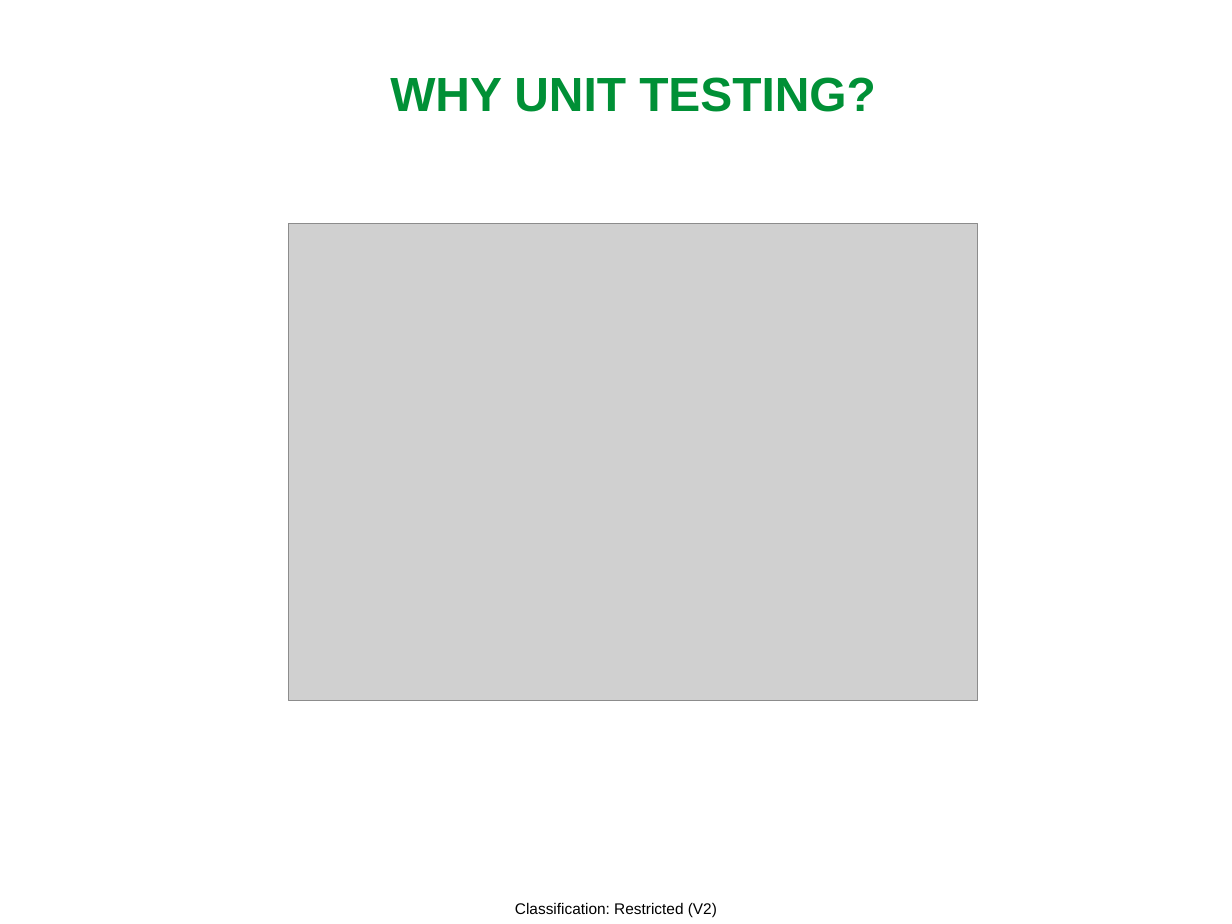
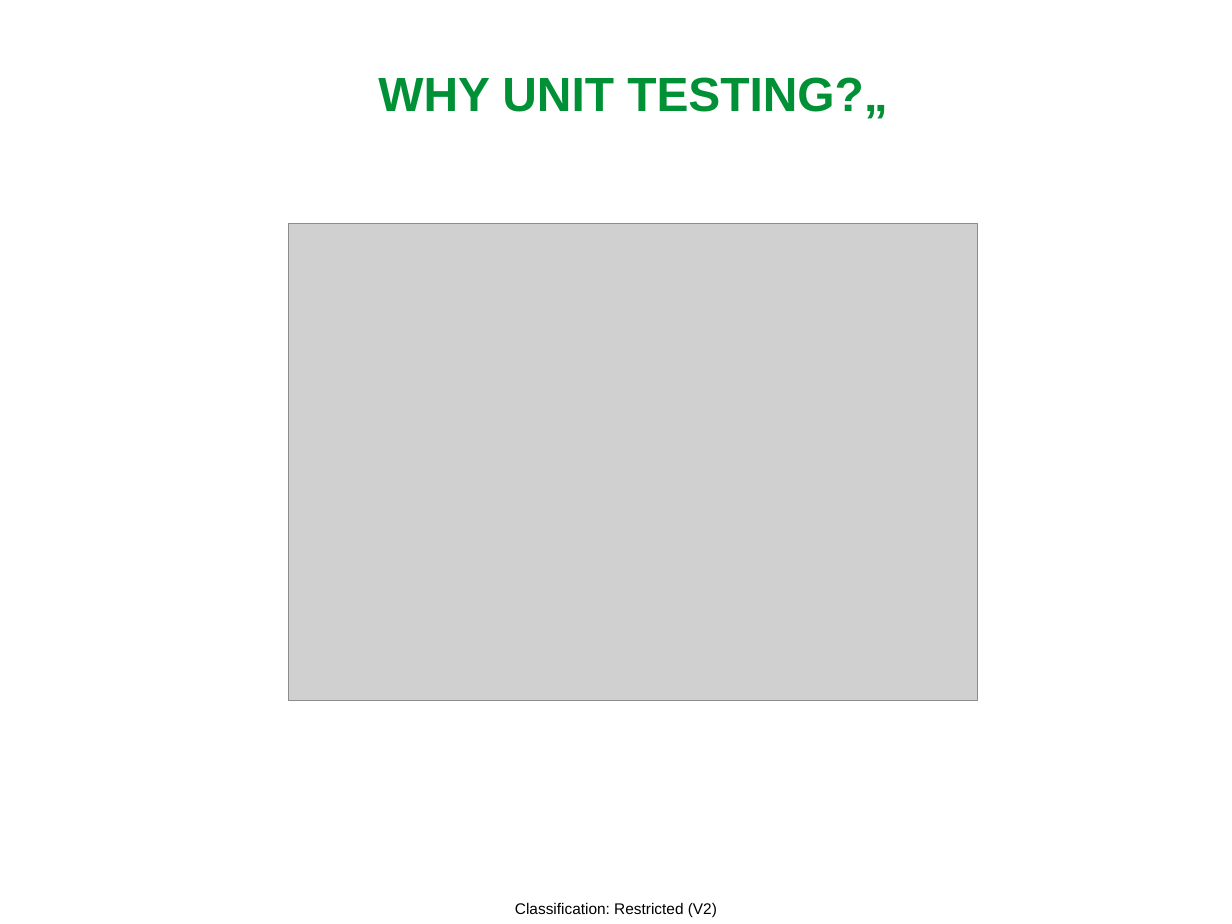
Before and after one commit to MarianCentric/summer_practice_2021, a slide deck: slide 7 of Developer testing 2021.pptx. Drawn at 1232x924 pixels with LibreOffice and Linux fonts; fonts in the diff are those of the drawing; grey boxes stand for pictures; background and template pictures are left out. Boxes give left, top, right and bottom in pixels: in the first picture for what was removed or moved away, otherwise in the second. Text is boxed around its words. In the diff, an @@ line names an element or a change of style, - is before the commit and + after.

```diff
--- a/Developer testing 2021.pptx
+++ b/Developer testing 2021.pptx
@@ title at <box>378,77,888,119</box>: text changed @@
-WHY UNIT TESTING?
+WHY UNIT TESTING?„
```
